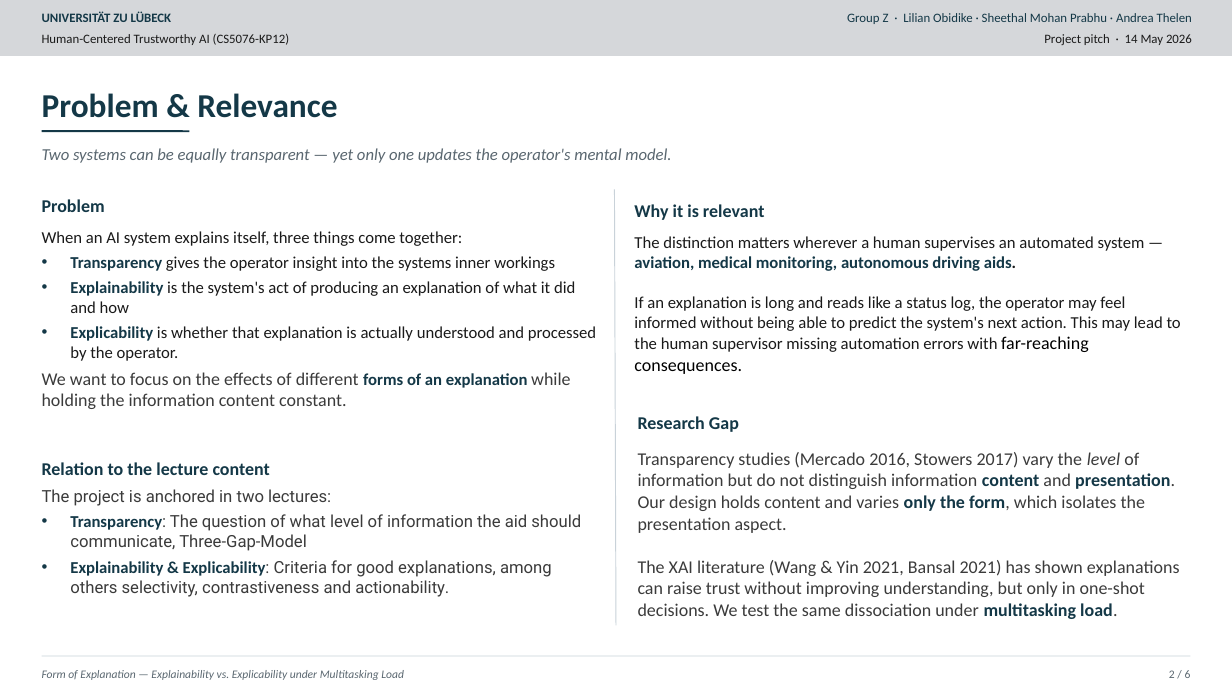
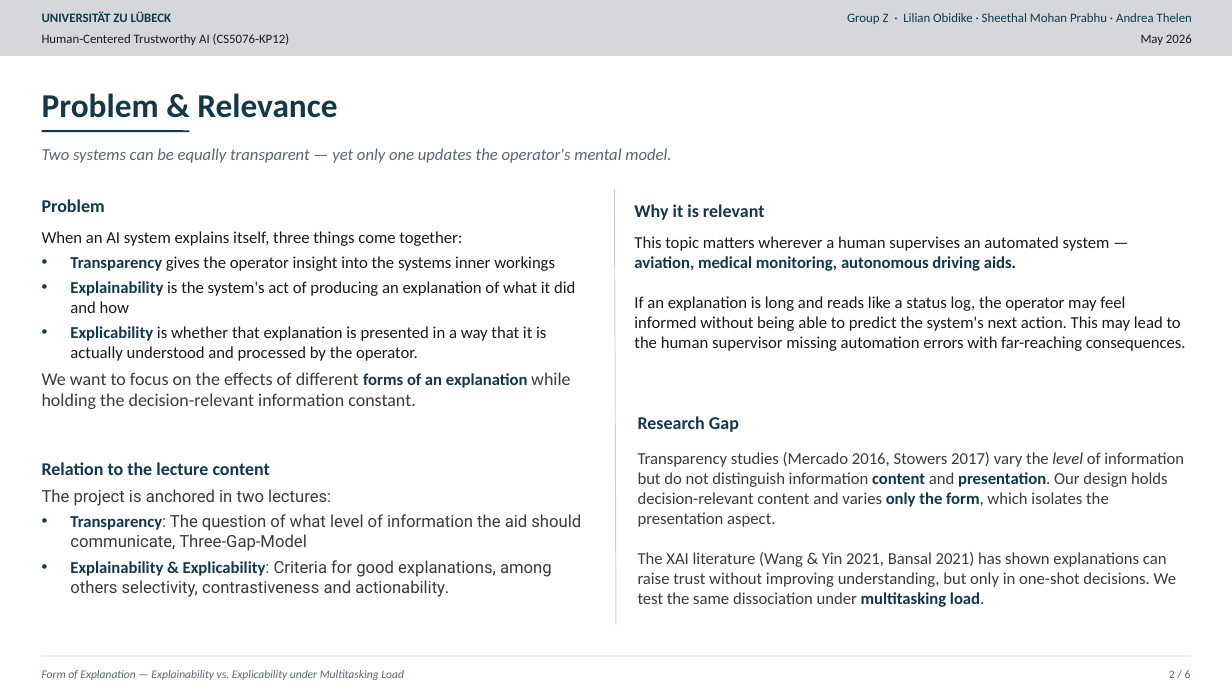
Before and after one commit to AndreaThelen/HumanCenteredAI, a slide deck: slide 2 of Documents/Study.pptx. Drawn at 1232x693 pixels with LibreOffice and Linux fonts; fonts in the diff are those of the drawing. Boxes give left, top, right and bottom in pixels: in the first picture for what was removed or moved away, otherwise in the second. Text is boxed around its words. In the diff, an @@ line names an element or a change of style, - is before the commit and + after.

```diff
--- a/Documents/Study.pptx
+++ b/Documents/Study.pptx
@@ text at (1141,34,1192,45): text changed @@
-Project pitch · 14 May 2026
+May 2026
@@ text at (634,236,1110,271): text changed @@
-The distinction matters wherever a human supervises an automated system — aviation, medical monitoring, autonomous driving aids.
+This topic matters wherever a human supervises an automated system — aviation, medical monitoring, autonomous driving aids.
@@ text at (634,296,1186,351): size 14 to 13 pt, text colour #000000 to #1A1A1A in "far-reaching consequences." @@
@@ text at (42,326,570,409): text changed; text colour #3B3B3B to #1A1A1A @@
-• Explicability is whether that explanation is actually understood and processed by the operator.
-We want to focus on the effects of different forms of an explanation while holding the information content constant.
+• Explicability is whether that explanation is presented in a way that it is actually understood and processed by the operator.
+We want to focus on the effects of different forms of an explanation while holding the decision-relevant information constant.
@@ text at (638,452,1184,527): text changed; size 14 to 13 pt @@
-Transparency studies (Mercado 2016, Stowers 2017) vary the level of information but do not distinguish information content and presentation. Our design holds content and varies only the form, which isolates the presentation aspect.
+Transparency studies (Mercado 2016, Stowers 2017) vary the level of information but do not distinguish information content and presentation. Our design holds decision-relevant content and varies only the form, which isolates the presentation aspect.
@@ text at (638,552,1176,607): size 14 to 13 pt in "The XAI literature (Wang & Yin 2021, ..." @@
```
Also in this commit, not shown: 5 other slides changed.
